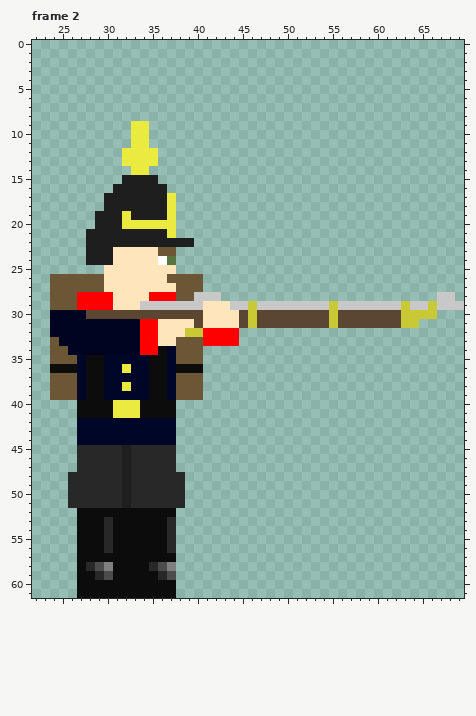
Pixel-art file -- Assets/Images/NewUnits/Germany/LandWehr/SummerDress/UnitSpriteEast.aseprite. That is the earlier state.
70x62 pixels, 7 frames. Colours within 5 levels of each other are drawn and written as one. Shown: frame 2: x 22..69, y 0..61. The commit also changed other frames, which this record leaves out.
New version:
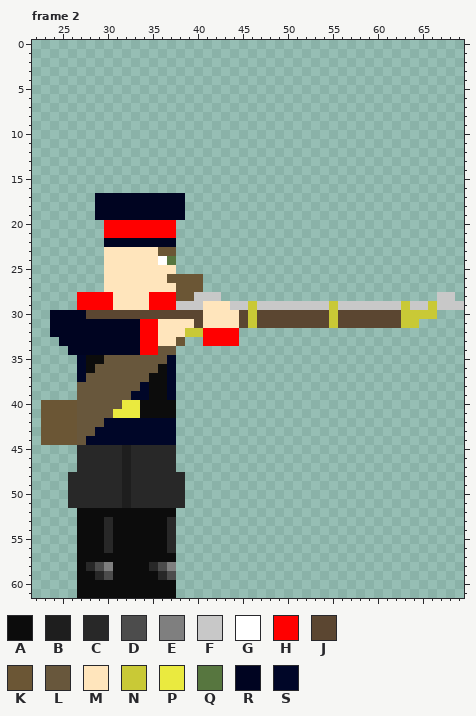
Palette (. is transparent): A #0c0c0c  B #1e1e1e  C #282828  D #4c4c4c  E #7f7f7f  F #c8c8c8  G #ffffff  H #ff0000  J #5b4631  K #6b5635  L #68573c  M #ffe5bc  N #c9c936  P #eaea3f  Q #57763f  R #000421  S #000628
The edit:
layer "Knapsack" removed
Frame 2:
y 9..11: x 33..34 PP -> ..
y 12..13: x 32..35 PPPP -> ....
y 14: x 33..34 PP -> ..
y 15: x 32..35 BBBB -> ....
y 16: x 31..36 BBBBBB -> ......
y 17..18: x 29..38 .BBBBBBBP. -> RRRRRRRRRR
y 19: x 29..38 BBBPBBBBP. -> RRRRRRRRRR
y 20: x 29..37 BBBPPPPPP -> .HHHHHHHH
y 21: x 28..37 BBBBBBBBBP -> ..HHHHHHHH
y 22: x 28..39 BBBBBBBBBBBB -> ..RRRRRRRR..
y 23..24: x 28..30 BBB -> ..M
y 26..27: x 24..29 KKKKKK -> ......
y 28: x 24..26 KKK -> ...
y 29: x 24..26 KKK -> ...; x 34..37 FFFF -> MHHH
y 33: x 24 K -> .; x 39..40 KK -> ..
y 34: x 24..25 KK -> ..; x 36..40 ASKKK -> LL...
y 35: x 24..26 KKK -> ...; x 30..36 SSSSSAA -> LLLLLLL; x 38..40 KKK -> ...
y 36: x 24..26 AAA -> ...; x 29..35 ASSPSSA -> LLLLLLL; x 38..40 AAA -> ...
y 37: x 24..26 KKK -> ...; x 28..34 AASSSSS -> LLLLLLL; x 38..40 KKK -> ...
y 38: x 24..33 KKKSAASSPS -> ...LLLLLLL; x 38..40 KKK -> ...
y 39: x 24..32 KKKSAASSS -> ...LLLLLL; x 38..40 KKK -> ...
y 40: x 23..31 ....AAAAP -> KKKKLLLLL
y 41: x 23..30 ....AAAA -> KKKKLLLL
y 42: x 23..29 ....SSS -> KKKKLLL
y 43: x 23..28 ....SS -> KKKKLL
y 44: x 23..27 ....S -> KKKKL
Pixel boxes of the changes (left, top, right, bottom) in both pictures:
changed: (50, 121, 194, 310)
changed: (41, 337, 203, 445)
